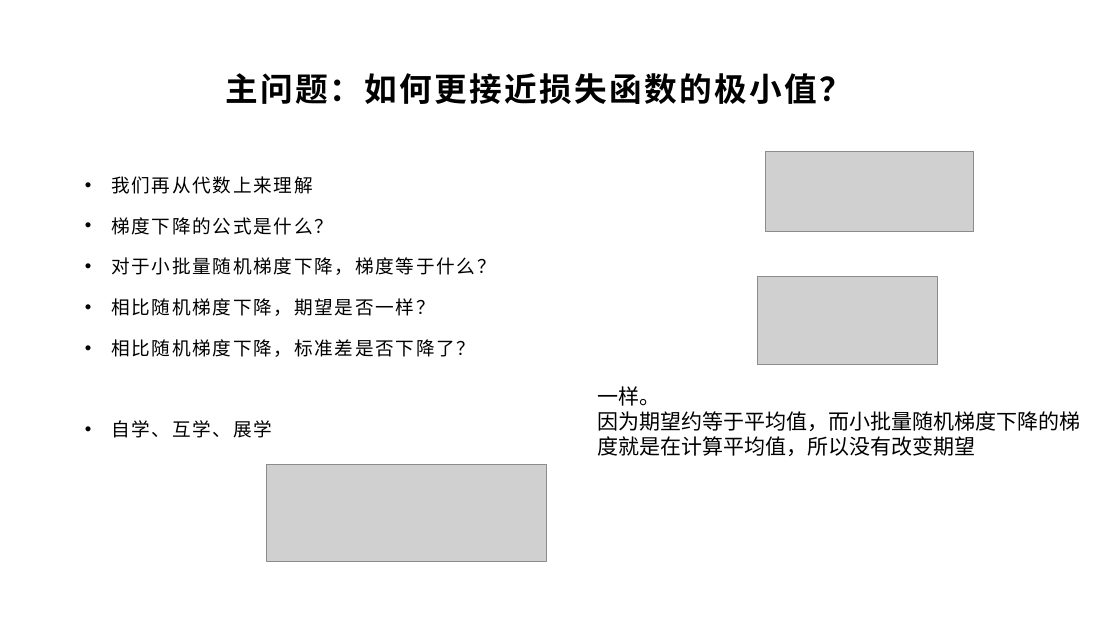
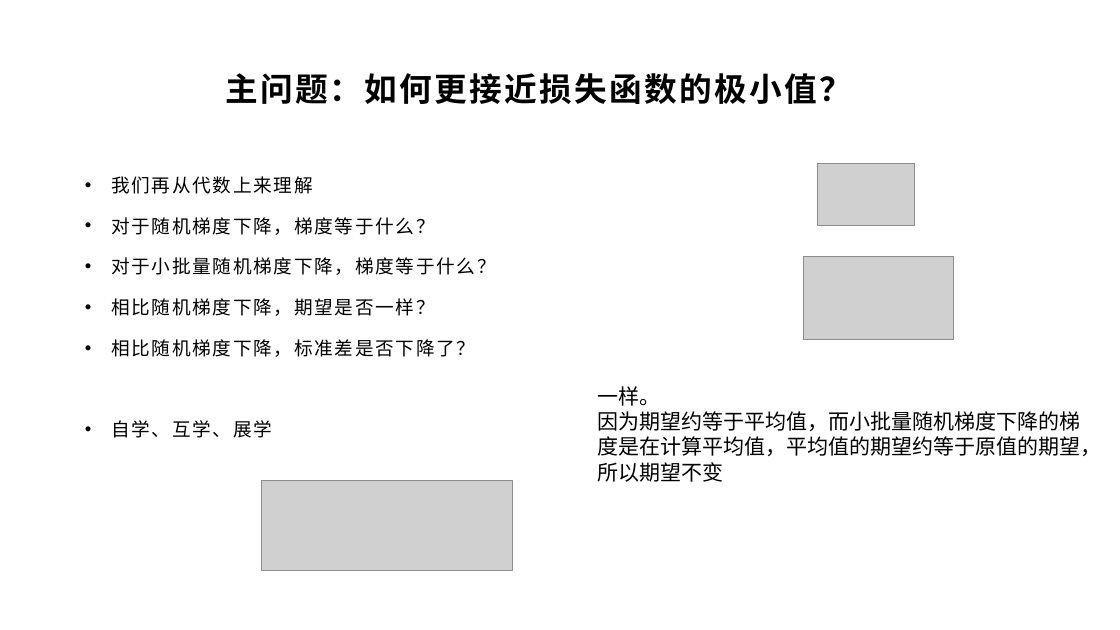
Before and after one commit to yyc-git/DeepLearningEdu, a slide deck: slide 11 of lessons/7_mini_batch/ppt/使用小批量随机梯度下降.pptx. Drawn at 1120x630 pixels with LibreOffice and Linux fonts; fonts in the diff are those of the drawing; grey boxes stand for pictures; background and template pictures are left out. Boxes give left, top, right and bottom in pixels: in the first picture for what was removed or moved away, otherwise in the second. Text is boxed around its words. In the diff, an @@ line names an element or a change of style, - is before the commit and + after.

```diff
--- a/lessons/7_mini_batch/ppt/使用小批量随机梯度下降.pptx
+++ b/lessons/7_mini_batch/ppt/使用小批量随机梯度下降.pptx
@@ picture removed at (766,151,974,232) @@
@@ picture added at (818,164,915,226) @@
@@ text at (111,217,435,235): text changed @@
-• 梯度下降的公式是什么？
+• 对于随机梯度下降，梯度等于什么？
@@ picture added at (803,257,954,340) @@
@@ picture removed at (758,276,938,364) @@
@@ text at (597,411,1101,482): text changed @@
-因为期望约等于平均值，而小批量随机梯度下降的梯度就是在计算平均值，所以没有改变期望
+因为期望约等于平均值，而小批量随机梯度下降的梯度是在计算平均值，平均值的期望约等于原值的期望，所以期望不变
@@ picture: place and size @@
-picture at (267,465,547,561)
+picture at (261,481,513,571)
```
Also in this commit, not shown: 6 other slides changed, 2 other files.
